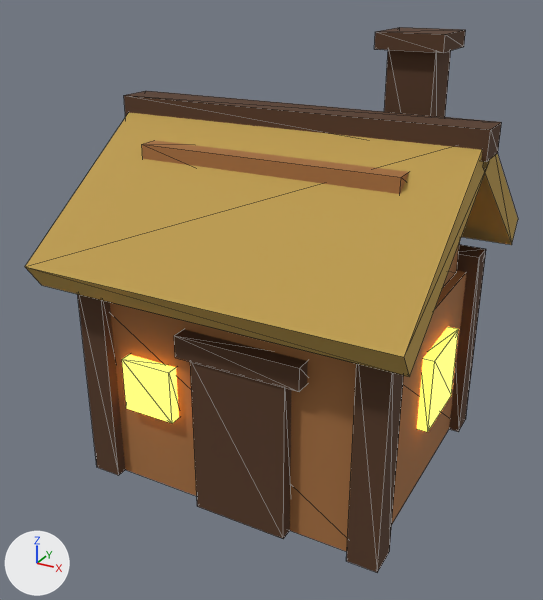
Renders of the glTF model blender/generated/glb/shelter_t1.glb from each side of a commit.
One viewpoint serves both versions: a 50 mm lens placed at (1.75, -3.42, 2.62), pointed at (-0.06, -0.13, 0.98). Arrows for +X, +Y and +Z are at lower left; the lights stay in place. The picture after the commit comes second. Mesh edges are drawn as thin lines. Objects named as collision shapes, trigger or cutter boxes, shadow casters or lower levels of detail are left out. Where no turn or scale is listed for an object, it has been applied to the vertices. Vertices at exactly the same position are counted once.

Objects in the first picture: 'body', 'corner_post_0', 'corner_post_1', 'corner_post_3', 'door_lintel', 'door_slab', 'gable_high', 'gable_low', 'ridge_cap', 'roof_slab_0', 'roof_slab_1', 'smoke_stack', 'window_front', 'window_side' and 1 more.
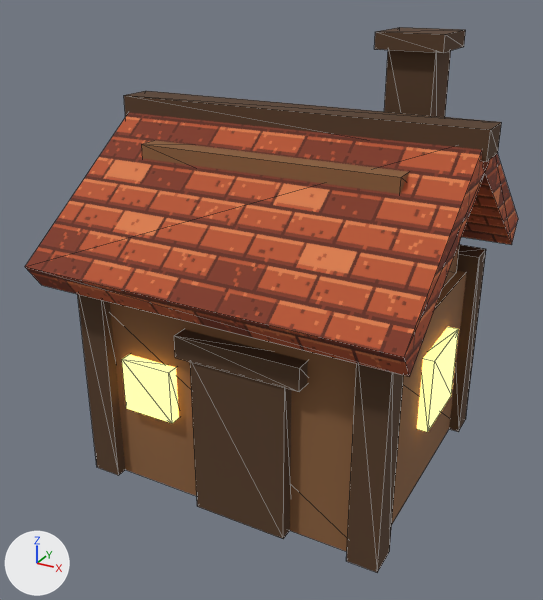
Location of each change, (x1, y1, x2, y2) in pixels of the pictures (543 x 600 px):
```json
{"object": "roof_slab_1", "change": "surface changed", "before": [25, 113, 489, 377], "after": [25, 113, 489, 377], "on screen": "darker"}
{"object": "body", "change": "recoloured", "before": [110, 271, 466, 552], "after": [110, 271, 466, 552]}
{"object": "gable_high", "change": "recoloured", "before": [142, 140, 409, 194], "after": [142, 140, 409, 194]}
{"object": "window_front", "change": "recoloured", "before": [122, 354, 179, 423], "after": [122, 354, 179, 423]}
{"object": "roof_slab_0", "change": "surface changed", "before": [462, 154, 518, 245], "after": [462, 154, 518, 245]}
{"object": "window_side", "change": "recoloured", "before": [417, 327, 459, 432], "after": [417, 327, 459, 432]}
{"object": "gable_low", "change": "recoloured", "before": [443, 242, 460, 287], "after": [443, 242, 460, 287]}
```

Edits to the scene script, one JSON object a line:
```json
{"op": "add", "block": "img_tex_roof_tiles", "code": ["img_tex_roof_tiles = load_image('tex_roof_tiles', '_unpacked/tex_roof_tiles', 64, 64, 'sRGB')"]}
{"op": "set", "path": "mat_mat_warm_wood.base_color", "old": "(0.381, 0.159, 0.0482)", "new": "(0.254, 0.114, 0.0423)", "note": "brown #a66f3e -> brown #8a5f3a"}
{"op": "remove", "block": "mat_mat_thatch", "code": "mat_mat_thatch.base_color = (0.509, 0.332, 0.0762)  # yellow #bd9c4e"}
{"op": "add", "block": "mat_mat_thatch", "code": "mat_mat_thatch.texture = img_tex_roof_tiles"}
{"op": "set", "path": "mat_mat_thatch.roughness", "old": "0.95", "new": "0.9"}
{"op": "set", "path": "mat_mat_warm_window.emission_color", "old": "(1.0, 0.434, 0.0513)", "new": "(1.0, 0.653, 0.155)", "note": "orange #ffb040 -> orange #ffd36e"}
{"block": "me_roof_slab_1", "where": "me_roof_slab_1.from_pydata(...)  # 8 vertices, 12 faces; spans x -0.98..0.98, y -0.52..0.52, z -0.4..0.4"}
{"block": "me_roof_slab_1", "where": "# used by ob_roof_slab_1; location = (0.0, -0.46, 1.55)"}
{"block": "me_roof_slab_1", "change": "me_roof_slab_1 part 1: texture (UV) coordinates of 12 of 12 faces, centred in x -0.98..0.98, y -0.49..0.49, z -0.35..0.35, changed; they spanned u 0.12..0.88, v 0.0..1.0 and now span u -0.98..0.98, v -0.98..1.95"}
```
